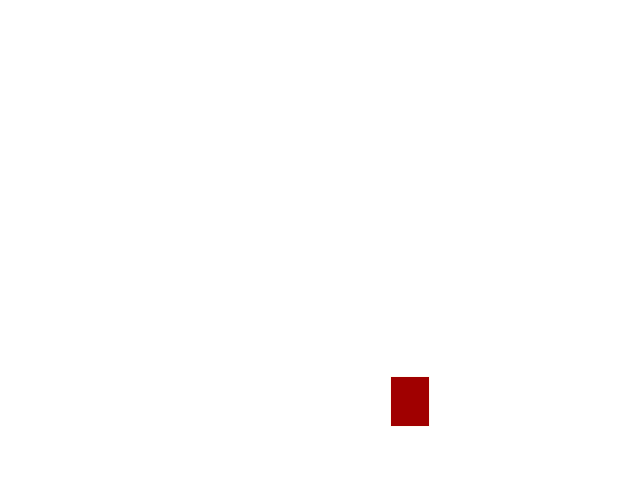
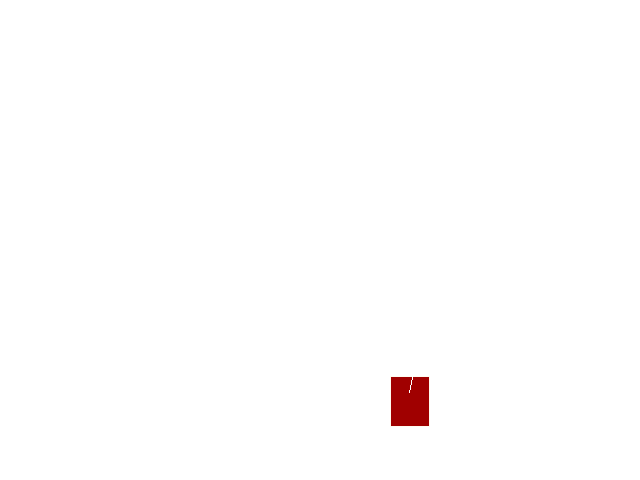
The second (640, 480) image is a revision of the first. Changes to its layers:
added layer "Layer" above "tz南07.png" over [409, 376, 413, 393]
